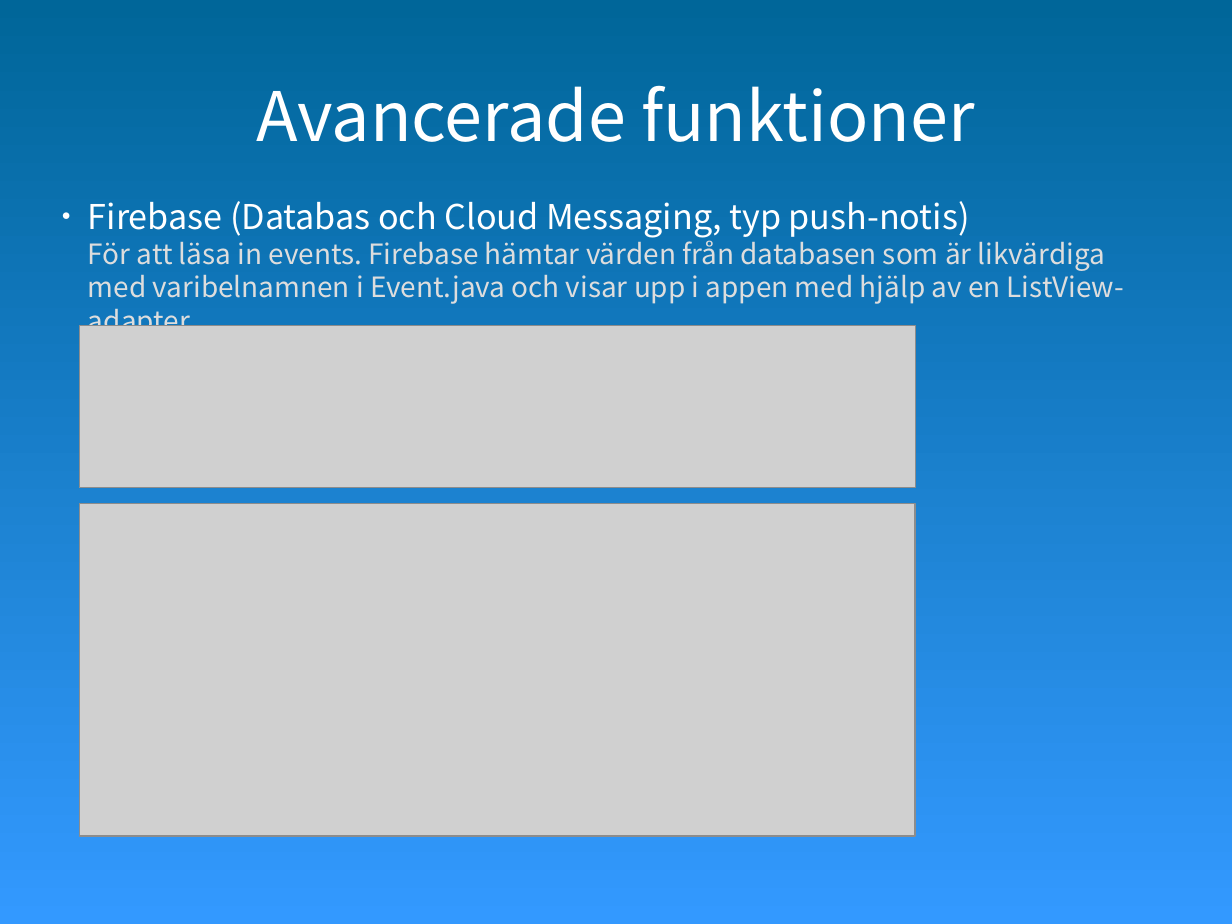
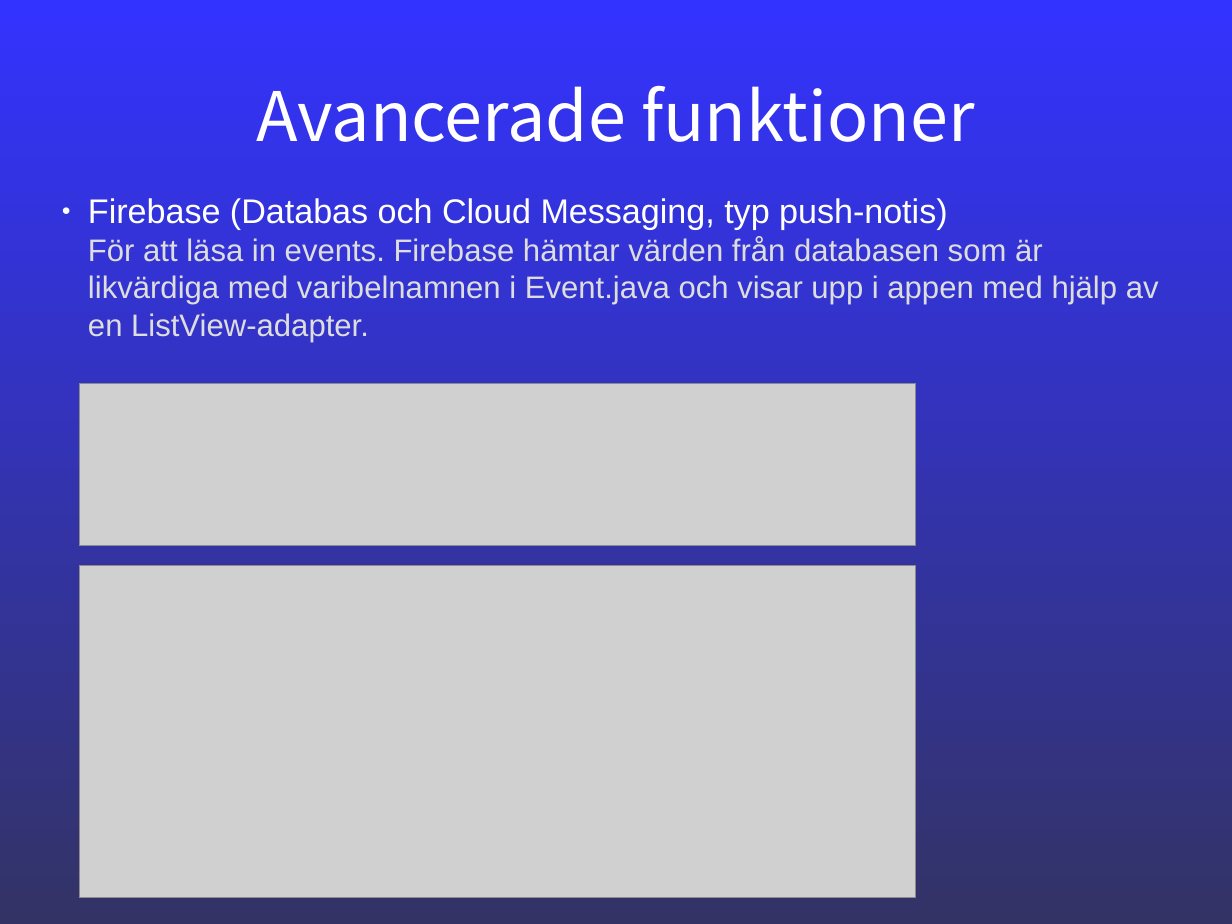
Before and after one commit to Dohmanlechx/SDUR-1.0, a slide deck: slide 2 of documents/Slutredovisning/Slutredovisning.odp. Drawn at 1232x924 pixels with LibreOffice and Linux fonts; fonts in the diff are those of the drawing; grey boxes stand for pictures. Boxes give left, top, right and bottom in pixels: in the first picture for what was removed or moved away, otherwise in the second. Text is boxed around its words. In the diff, an @@ line names an element or a change of style, - is before the commit and + after.

```diff
--- a/documents/Slutredovisning/Slutredovisning.odp
+++ b/documents/Slutredovisning/Slutredovisning.odp
@@ background gradient #3399FF to #006699 to gradient #3333FF to #333366 @@
@@ subtitle "Firebase (Databas och Cloud Messaging, ..." at (x1=88, y1=198, x2=1159, y2=342): font Noto Sans CJK SC to Arial; size 18 to 20 pt in "För att läsa in events. Firebase hämtar ..." @@
@@ picture moved from (x1=79, y1=325, x2=916, y2=487) to (x1=79, y1=383, x2=916, y2=546) @@
@@ picture moved from (x1=79, y1=504, x2=916, y2=836) to (x1=79, y1=566, x2=916, y2=898) @@
```
Also in this commit, not shown: 5 other slides changed, 2 other files.
